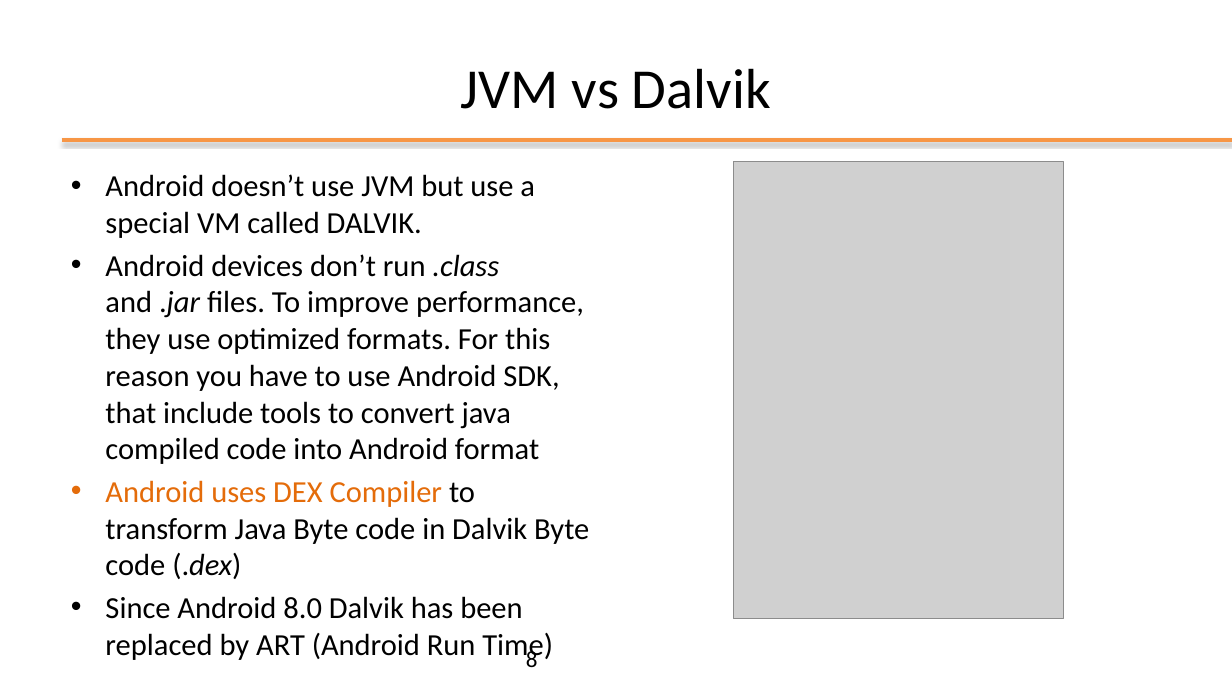
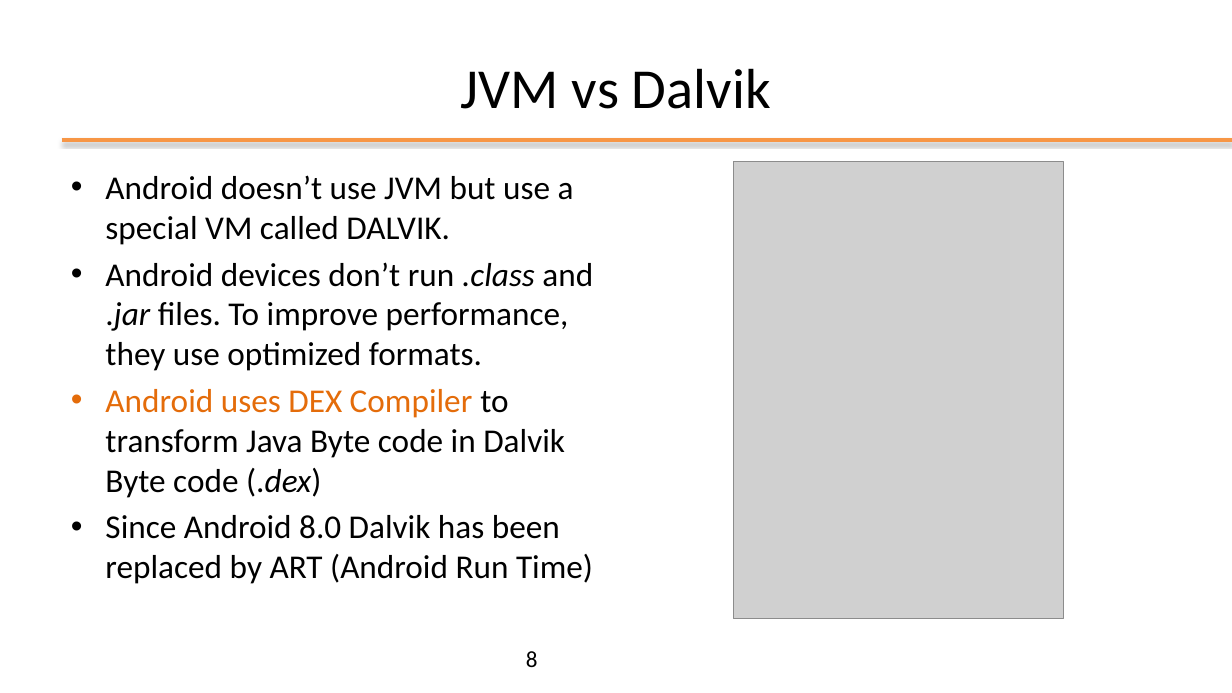
Before and after one commit to kevinmala00/ATTIVITA-PROGETTUALE, a slide deck: slide 8 of slides/01 - Android Introduction.pptx. Drawn at 1232x693 pixels with LibreOffice and Linux fonts; fonts in the diff are those of the drawing; grey boxes stand for pictures; background and template pictures are left out. Boxes give left, top, right and bottom in pixels: in the first picture for what was removed or moved away, otherwise in the second. Text is boxed around its words. In the diff, an @@ line names an element or a change of style, - is before the commit and + after.

Commit message:
M1 -> COMPLETED (add android libraries and adroid framework)

```diff
--- a/slides/01 - Android Introduction.pptx
+++ b/slides/01 - Android Introduction.pptx
@@ text at [105,175,593,584]: size 23.8 to 25.9 pt in "Android doesn’t use JVM but use a ...", "Android uses DEX Compiler to transform Java ...", "Since Android 8.0 Dalvik has been replaced ..." @@
@@ text at [105,262,593,371]: text changed; size 23.8 to 25.9 pt @@
-• Android devices don’t run .class and .jar files. To improve performance, they use optimized formats. For this reason you have to use Android SDK, that include tools to convert java compiled code into Android format
+• Android devices don’t run .class and .jar files. To improve performance, they use optimized formats.
```
Also in this commit, not shown: 2 other slides changed, 2 slides added, 2 other files.
